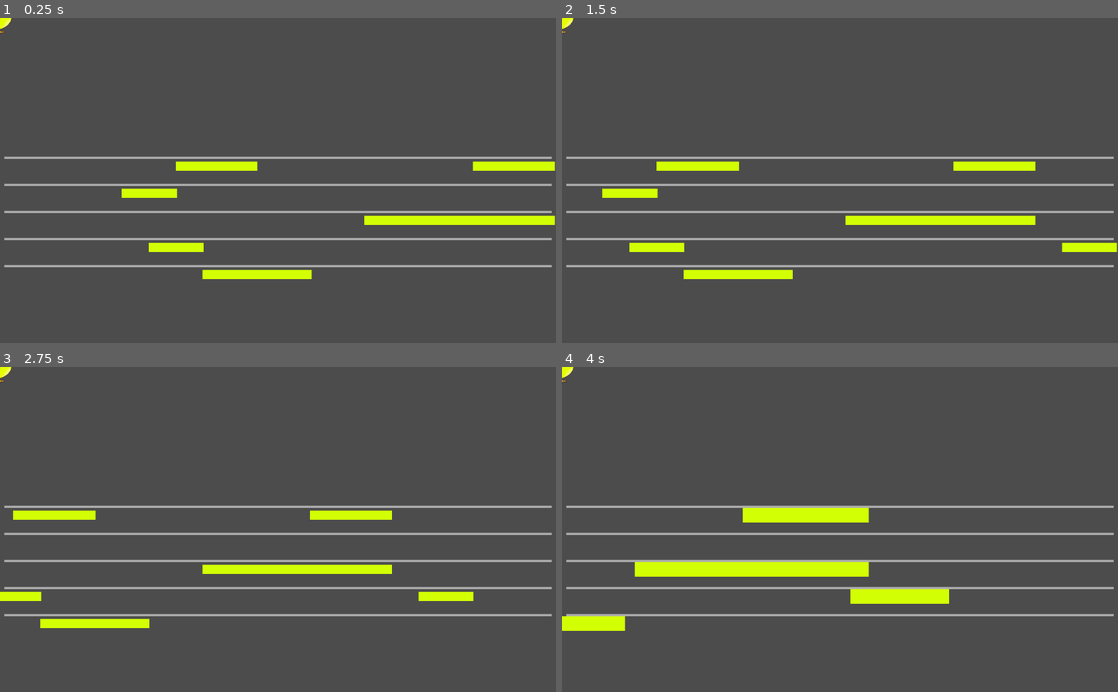
Above: before the commit, frames 1-4 (two rows, left to right).
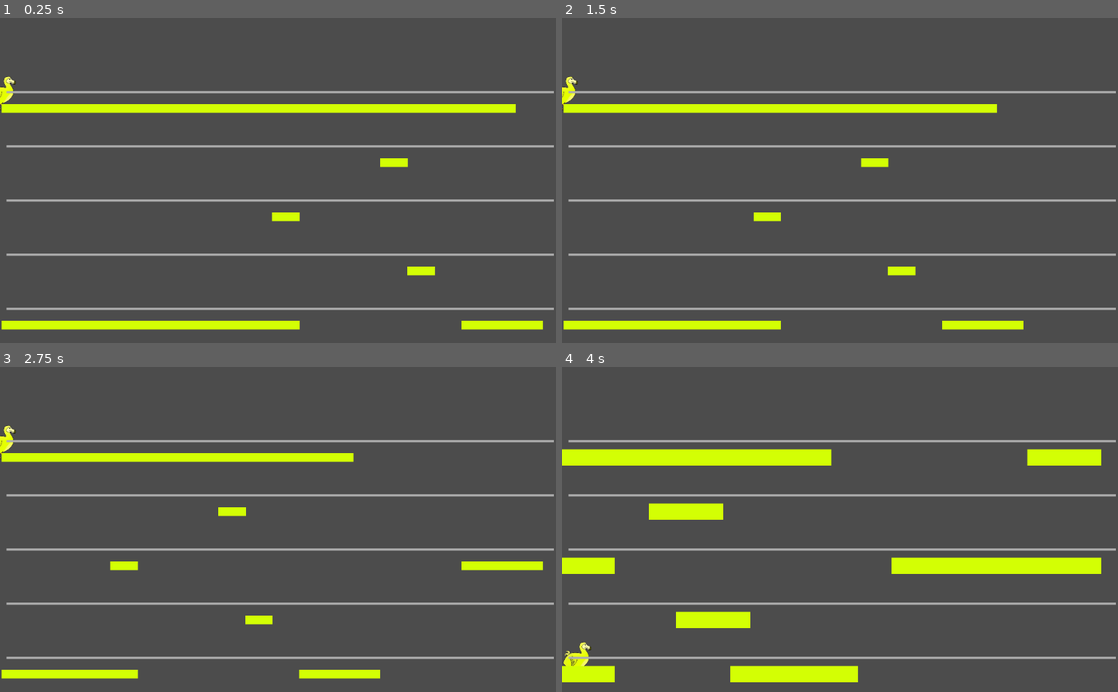
Above: after the commit, the same moments.

Repository: slavi010/ludumdare-47
Game: Godot game, scene res://Main.tscn
Two runs of this game, one before a commit and one after it. Both use one fixed random seed, a clock stepped at 60 frames per second and the inputs below.
Inputs:
- Up to frame 1 (0.25 s): no input
- Up to frame 2 (1.5 s): tap Enter at 0.5 s; hold Right (ui_right) 0.53-1.28 s; hold Space (ui_select) 0.53-1.28 s; hold Down (ui_down) from 1.28 s (still down); tap Space (ui_select) at 1.35 s
- Up to frame 3 (2.75 s): tap Space (ui_select) at 1.52, 1.82 s; release Down (ui_down) at 2.03 s; hold Right (ui_right) from 2.03 s (still down); hold Space (ui_select) from 2.03 s (still down)
- Up to frame 4 (4 s): release Right (ui_right) at 2.78 s; release Space (ui_select) at 2.78 s; hold Up 2.78-3.53 s; tap Space (ui_select) at 2.85, 3.02, 3.32 s; hold Down (ui_down) from 3.53 s (still down); hold Space (ui_select) from 3.53 s (still down)

The runs differ from the first frame. In frame 1, 17% of the frame differs, in the area x 0-100%, y 0-96%; in frame 2, 16%; in frame 3, 15%; in frame 4, 21%, in the area x 0-100%, y 0-98%.

Commit message:
add movement player (up + planer + physique done)

Diff:
--- a/src/Main.tscn
+++ b/src/Main.tscn
@@ -15,5 +15,5 @@
 autostart = true
 
 [node name="Grille" parent="." instance=ExtResource( 3 )]
-position = Vector2( 0, 258.166 )
+position = Vector2( 3.5636, 137.004 )
 [connection signal="sp" from="Dodo" to="." method="sp_charge"]
--- a/src/Map/Ligne/Grille.gd
+++ b/src/Map/Ligne/Grille.gd
@@ -11,16 +11,25 @@
 var level = \
 [   #lignes
 	#1  2  3  4  5
-	[0, 0, 0, 0, 0],
-	[0, 0, 0, 0, 0],
-	[0, 0, 0, 0, 0],
-	[0, 0, 0, 0, 0],
-	[0, 0, 0, 0, 0],
-	[0, 1, 0, 0, 0],
-	[0, 0, 0, 1, 0],
+	[1, 0, 0, 0, 1],
+	[1, 0, 0, 0, 1],
+	[1, 0, 0, 0, 1],
+	[1, 0, 0, 0, 1],
+	[1, 0, 0, 0, 1],
+	[1, 0, 0, 0, 1],
+	[1, 0, 0, 0, 1],
+	[1, 0, 0, 0, 1],
+	[1, 0, 0, 0, 1],
+	[1, 0, 0, 0, 1],
+	[1, 0, 1, 0, 1],
+	[1, 0, 0, 0, 0],
+	[1, 0, 0, 0, 0],
+	[1, 0, 0, 0, 0],
+	[1, 1, 0, 0, 0],
+	[1, 0, 0, 1, 0],
 	[1, 0, 0, 0, 0],
 	[1, 0, 0, 0, 1],
-	[0, 0, 0, 0, 1],
+	[1, 0, 0, 0, 1],
 	[0, 0, 0, 0, 1],
 	[0, 0, 0, 0, 0],
 	[0, 0, 0, 0, 0],
@@ -29,7 +38,7 @@
 	[0, 0, 1, 0, 0],
 	[0, 0, 1, 0, 0],
 	[0, 0, 1, 0, 0],
-	[1, 0, 1, 0, 0],
+	[0, 0, 1, 0, 0],
 	[1, 0, 1, 0, 0],
 	[0, 0, 0, 0, 0],
 	[0, 0, 0, 0, 0],
@@ -51,7 +60,7 @@
 var TAILLE_ECRANT = get_viewport_rect().size
 
 # hauteur entre deux ligne en pixel
-var HAUTEUR_LIGNE = 50
+var HAUTEUR_LIGNE = 100
 # largeur ligne en pixel
 var LARGEUR_LIGNE = 1024
 # largeur d'une platforme en par rapport à celle de base
@@ -68,9 +77,13 @@
 	# NB_COLONE = TODO
 	LARGEUR_PLATFORME_SCALE = 10.0/NB_COLONE
 
+
 	# init lignes
 	for i in range(1, 5 + 1):
 		lignes.append(get_node("Ligne_" + str(i)))
+
+	for ligne in range(5):
+		lignes[ligne].position.y = HAUTEUR_LIGNE*ligne
 
 	# init case grille à none
 	for ligne in range(5):
@@ -97,8 +110,8 @@
 	var platforme = Platforme.instance()
 	grille[ligne][colone] = platforme
 	lignes[ligne].add_child(platforme)
-	platforme.scale.x = LARGEUR_PLATFORME_SCALE
-	platforme.set_patrol_path(lignes[ligne])
+	platforme.SCALE_X = LARGEUR_PLATFORME_SCALE
+	platforme.set_patrol_node(lignes[ligne])
 	platforme.move(colone, NB_COLONE, LARGEUR_LIGNE, HAUTEUR_LIGNE)
 
 
@@ -113,8 +126,6 @@
 
 # A chaque resception d'un beat
 func _on_Main_beat():
-
-
 	# pour chaque platforme, on les bouge à droite
 	for colone in range(NB_COLONE):
 		for ligne in range(5):
@@ -152,3 +163,10 @@
 func init_level(lvl: Array):
 	for colone in range(NB_COLONE):
 		set_colone(colone)
+
+# retourne les objets d'une colone de la grille
+func get_colone_grille(colone: int):
+	var col = []
+	for ligne in range(5):
+		col.append(grille[ligne][colone])
+	return col
--- a/src/Map/Ligne/Ligne.gd
+++ b/src/Map/Ligne/Ligne.gd
@@ -4,10 +4,11 @@
 # Declare member variables here. Examples:
 # var a = 2
 # var b = "text"
+var patrol_points
 
 # Called when the node enters the scene tree for the first time.
 func _ready():
-	pass
+	patrol_points = curve.get_baked_points()
 
 
 # Called every frame. 'delta' is the elapsed time since the previous frame.
--- a/src/Map/Obstacle/Platforme.gd
+++ b/src/Map/Obstacle/Platforme.gd
@@ -5,7 +5,6 @@
 # var a = 2
 # var b = "text"
 var patrol_node: Node2D
-var patrol_points
 
 # augmentation de la taille pour chaque beat
 # retourne à 1 après quelques frame
@@ -13,37 +12,43 @@
 # pourcentage de décroissance par frame
 export var DECROISSANCE_SCALE = 0.9
 # max scale
-export var MAX_SCALE = 2
+export var MAX_SCALE_X = 1.5
+export var MAX_SCALE_Y = 2
+
+var SCALE_X = 1
+
 
 # Called when the node enters the scene tree for the first time.
 func _ready():
 	pass
 
-func set_patrol_path(patrol_node):
-	patrol_points = patrol_node.curve.get_baked_points()
+func set_patrol_node(patrol_n: Node2D):
+	patrol_node = patrol_n
 
 func move(colone: int, nb_colone: int, largeur_ligne_pixel: int, hauteur_ligne_pixel: int):
 	# largeur entre deux platforme en pixel
 	var largeur_platforme_pixel = largeur_ligne_pixel/nb_colone
 	# nombre d'index entre deux position de platforme
-	var largeur_patrole_index = len(patrol_points)/nb_colone
+	var largeur_patrole_index = len(patrol_node.patrol_points)/nb_colone
 
 	# calcule de la position de l'index sur le path
 	var patrol_index = largeur_patrole_index * (0.5 + colone)
 
 	# on détermine le prochain point
-	var target = patrol_points[patrol_index]
+	var target = patrol_node.patrol_points[patrol_index]
 	if position.distance_to(target) < 1:
-		patrol_index = wrapi(patrol_index + 1, 0, patrol_points.size())
+		patrol_index = wrapi(patrol_index + 1, 0, patrol_node.patrol_points.size())
 	# on va à la position
-	position = patrol_points[patrol_index]
+	position = patrol_node.patrol_points[patrol_index]
 	position.y += hauteur_ligne_pixel * 0.3
 
 	# augmentation de la taille de la platforme
-	scale.x = MAX_SCALE
-	scale.y = MAX_SCALE
+	scale.x = MAX_SCALE_X
+	scale.y = MAX_SCALE_Y
 
+#func _input(event):
+#	print(event.as_text())
 # Called every frame. 'delta' is the elapsed time since the previous frame.
 func _process(delta):
-	scale.x = clamp(scale.x*DECROISSANCE_SCALE, 1, MAX_SCALE)
-	scale.y = clamp(scale.x*DECROISSANCE_SCALE, 1, MAX_SCALE)
+	scale.x = clamp(scale.x*DECROISSANCE_SCALE, SCALE_X, MAX_SCALE_X)
+	scale.y = clamp(scale.y*DECROISSANCE_SCALE, 1, MAX_SCALE_Y)
--- a/src/Player/Dodo.gd
+++ b/src/Player/Dodo.gd
@@ -1,18 +1,34 @@
 extends Area2D
+
+var Platforme = load("res://Map/Obstacle/Platforme.tscn")
 
 signal sp
 
-var grav = 400
 var TAILLE_ECRANT2 = get_viewport_rect().size
-var speed_player = 400
 var nbsp = 3 #Le nombre de sp va de 0 à 3
+
+var position_ligne = 4
+
+# la colone du joueur (0 pour tou à cauche)
+export var COLONE_JOUEUR = 0
+
+# action :
+#  0 = rien
+#  1 = up
+#  2 = down
+#  3 = planer
+var pressed_action = 0
 
 # Called when the node enters the scene tree for the first time.
 func _ready():
 	$AnimatedSprite.animation = "1walk"
-	pass # Replace with function body.
 
-func sp_bar(): #Gère la barre de SP
+
+	# connect à chaque beat
+	$"../".connect("beat", self, "_on_Main_beat")
+	position = $"../Grille".position
+
+func sp_bar(): #Gère la barre de SPc
 	if nbsp != 3 :
 		emit_signal("sp")
 
@@ -20,16 +36,74 @@
 func _process(delta):
 	var velocity = Vector2.ZERO #Mouvement du joueur en 2D
 
-	velocity.y = grav
-	velocity = velocity * speed_player
-	if Input.is_action_pressed("ui_select"):
-		velocity.y -= 100
-	if Input.is_action_pressed("ui_right"):
-		velocity.x += 100
-	#if velocity.y < 0: #Lors d'un saut, on passe au sprite "jump"
-		#$AnimatedSprite.animation = "jump"
-	#if velocity.y > 0: #Lors d'une déscente, on passe au sprite "drop"
-		#$AnimatedSprite.animation = "drop"
-	position += velocity*delta
-	position.x = clamp(position.x, 0, TAILLE_ECRANT2.x) #Limitation du déplacement sur l'écran
-	position.y = clamp(position.y, 0, TAILLE_ECRANT2.y)
+func _unhandled_input(event):
+	if event is InputEventKey:
+		if event.pressed and event.scancode == KEY_UP: # aller vers le haut
+			pressed_action = 1
+		if event.pressed and event.scancode == KEY_DOWN: # aller vers le bas
+			pressed_action = 2
+		if event.pressed and event.scancode == KEY_RIGHT: # planer
+			pressed_action = 3
+
+# A chaque resception d'un beat
+func _on_Main_beat():
+	var actu_col = $"../Grille".get_colone_grille(COLONE_JOUEUR)
+	var next_col = $"../Grille".get_colone_grille(COLONE_JOUEUR + 1)
+
+	var is_action_done = false
+	match pressed_action:
+		1:
+			if (position_ligne > 0) and \
+			is_no_platforme(actu_col[position_ligne - 1]) and \
+			is_no_platforme(next_col[position_ligne - 1]):
+				move_player(1)
+				is_action_done = true
+		3:
+			if is_no_platforme(actu_col[position_ligne]):
+				move_player(3)
+				is_action_done = true
+	if not is_action_done:
+		move_player(0)
+
+	pressed_action = 0
+
+#	if Input.is_action_pressed("ui_down"):
+
+
+
+func move_player(action: int):
+	var actu_col = $"../Grille".get_colone_grille(COLONE_JOUEUR)
+	var next_col = $"../Grille".get_colone_grille(COLONE_JOUEUR + 1)
+	match action:
+		1:
+			if len($"../Grille".lignes):
+				position_ligne -= 1
+				position = get_vecteur_position_ligne(position_ligne)
+		0:
+			if (position_ligne <  4) and \
+			is_no_platforme(actu_col[position_ligne]) and \
+			is_no_platforme(next_col[position_ligne]):
+				position_ligne += 1
+				position = get_vecteur_position_ligne(position_ligne)
+			pass
+		3:
+			pass
+func is_no_platforme(obj):
+	if obj != null:
+		if obj.get_script().get_path().get_file() != "Platforme.gd":
+			return true
+		return false
+	return true
+
+func get_vecteur_position_ligne(ligne: int):
+	var actu_ligne = $"../Grille".lignes[position_ligne]
+	var largeur_patrole_index = len(actu_ligne.patrol_points)/$"../Grille".NB_COLONE
+	# calcule de la position de l'index sur le path
+	var patrol_index = largeur_patrole_index * (0.5 + COLONE_JOUEUR)
+	# on détermine le prochain point
+	var target = actu_ligne.patrol_points[patrol_index]
+	if position.distance_to(target) < 1:
+		patrol_index = wrapi(patrol_index + 1, 0, actu_ligne.patrol_points.size())
+	# on va à la position
+	return actu_ligne.patrol_points[patrol_index] + \
+		$"../Grille".position + Vector2(0, $"../Grille".HAUTEUR_LIGNE*position_ligne)
--- a/src/Player/Dodo.tscn
+++ b/src/Player/Dodo.tscn
@@ -38,7 +38,6 @@
 scale = Vector2( 0.25, 0.25 )
 frames = SubResource( 1 )
 animation = "1walk"
-frame = 1
 playing = true
 
 [node name="CollisionShape2D" type="CollisionShape2D" parent="."]
